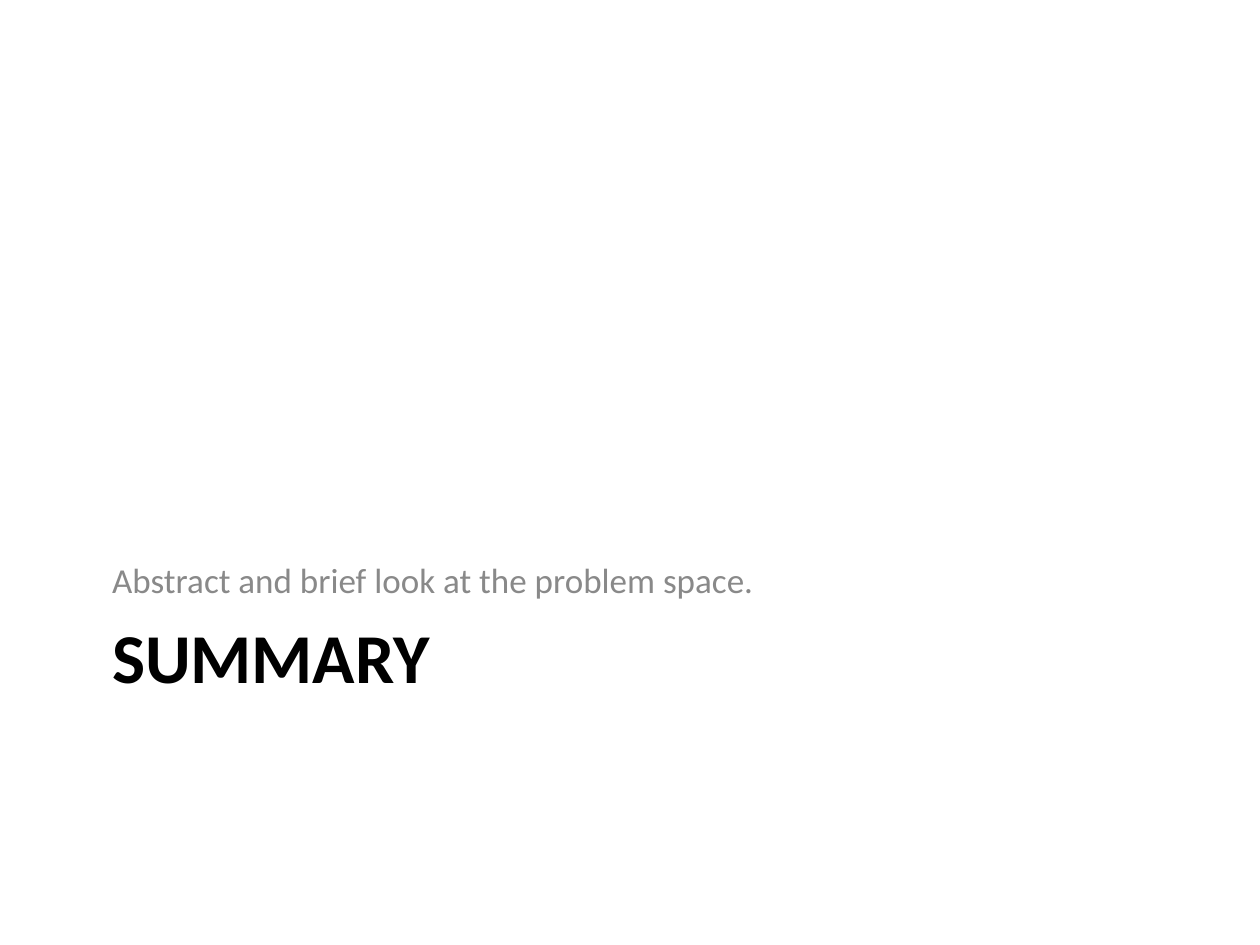
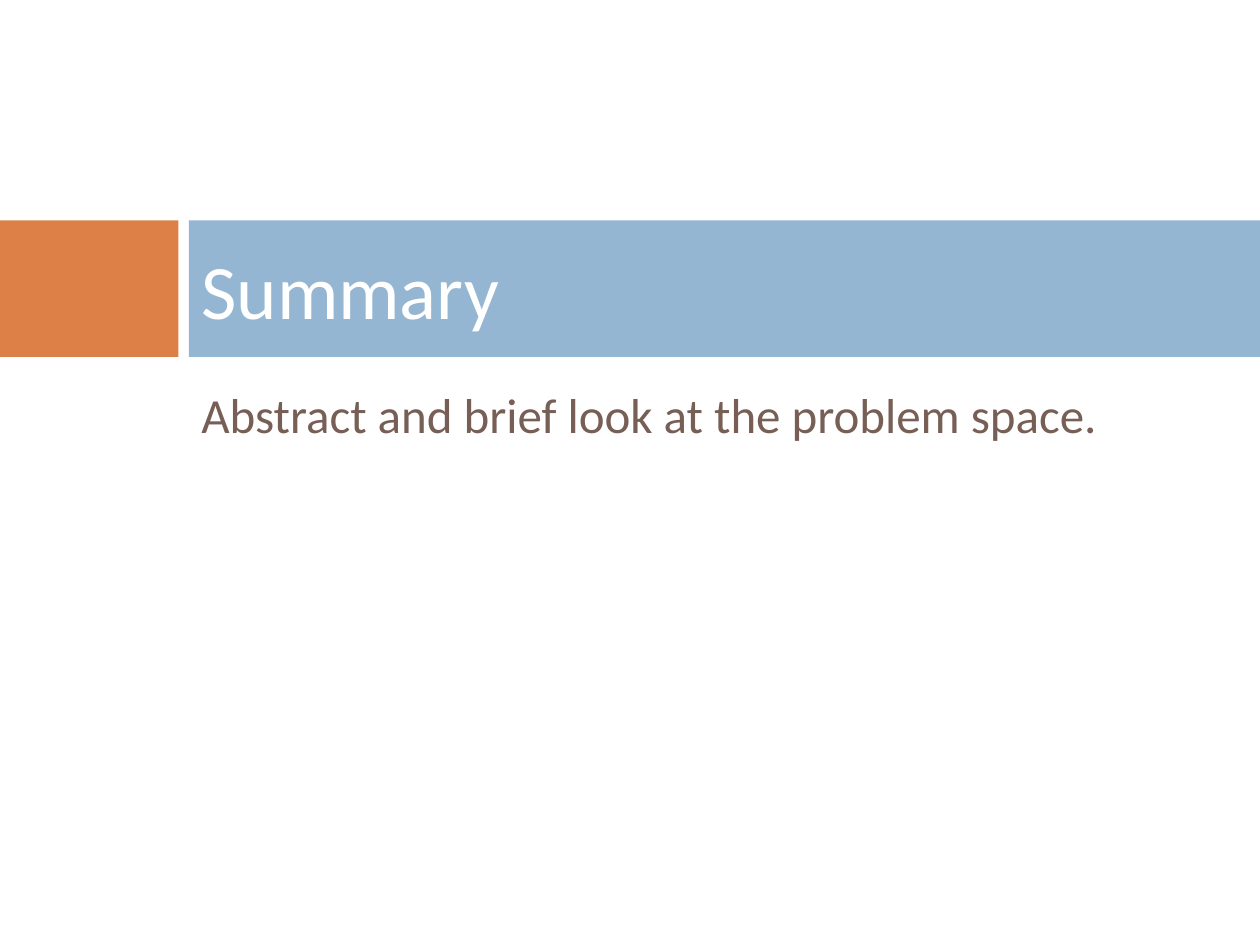
Before and after one commit to mazzas/School, a slide deck: slide 7 of SE4960/Journal Club/Minimum Latency Data Diffusion in Intermittently Connected Mobile.ppt. Drawn at 1260x945 pixels with LibreOffice and Linux fonts; fonts in the diff are those of the drawing; background and template pictures are left out. Boxes give left, top, right and bottom in pixels: in the first picture for what was removed or moved away, otherwise in the second. Text is boxed around its words. In the diff, an @@ line names an element or a change of style, - is before the commit and + after.

```diff
--- a/SE4960/Journal Club/Minimum Latency Data Diffusion in Intermittently Connected Mobile.ppt
+++ b/SE4960/Journal Club/Minimum Latency Data Diffusion in Intermittently Connected Mobile.ppt
@@ rectangle added at bbox=[0, 220, 179, 357], fill #DD8047 @@
@@ title "Summary" at bbox=[201, 269, 498, 332]: vertical alignment top to middle @@
@@ rectangle added at bbox=[189, 220, 1260, 357], fill #94B6D2 @@
@@ title at bbox=[201, 269, 498, 332]: text changed; size 40 to 44 pt; text colour #000000 to #FFFFFF; bold off @@
-SUMMARY
+Summary
@@ text "Abstract and brief look at ...": place and size @@
-text "Abstract and brief look at ..." at bbox=[112, 569, 753, 599]
+text "Abstract and brief look at ..." at bbox=[201, 399, 1097, 441]
@@ text "Abstract and brief look at ..." at bbox=[201, 399, 1097, 441]: size 20 to 28 pt, text colour #898989 to #775F55; more space between paragraphs; vertical alignment bottom to top @@
```
Also in this commit, not shown: 31 other slides changed, 5 slides added, 3 slides removed, 3 other files.
